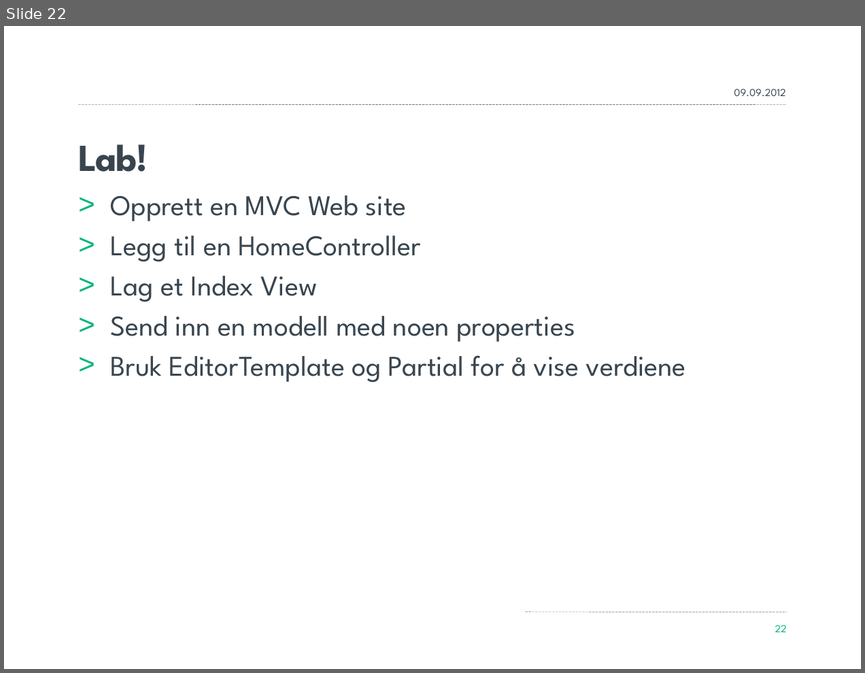
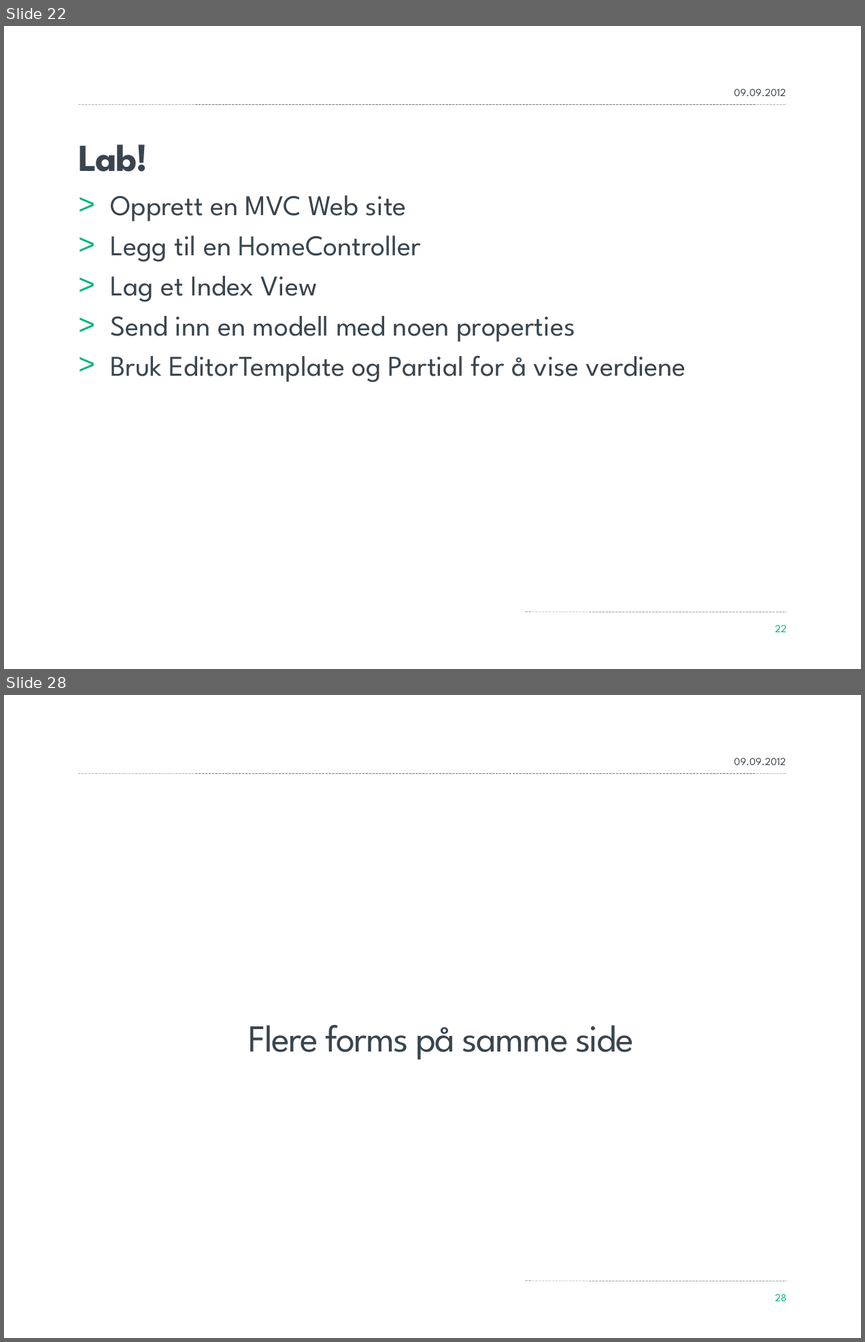
Before and after one commit to yngvebn/MVCKurs, a slide deck: Material/MVC.pptx. Shown one above the other, each under a label of ours: slide 22 before the commit, slides 22 and 28 after it; the slides between them are not shown. The pictures are 865x673 and 865x1342 pixels, drawn with LibreOffice and Linux fonts; fonts in the diff are those of the drawing; background and template pictures are left out. Boxes give left, top, right and bottom in pixels: in the first picture for what was removed or moved away, otherwise in the second. Text is boxed around its words. In the diff, an @@ line names an element or a change of style, - is before the commit and + after.

```diff
--- a/Material/MVC.pptx
+++ b/Material/MVC.pptx
@@ slide 28 added at (4,695,861,1338), background #FFFFFF; not listed: 2 template elements that a slide beside it also shows @@
@@ text added at (734,758,785,765), 9 pt, text #38454F @@
+09.09.2012
@@ title added at (248,1025,634,1059), 32 pt, text #38454F @@
+Flere forms på samme side
@@ page number added at (775,1293,787,1301), 9 pt, text #00B57C @@
+28
```
Also in this commit, not shown: 1 slide changed, 6 other slides added, 26 other files.
